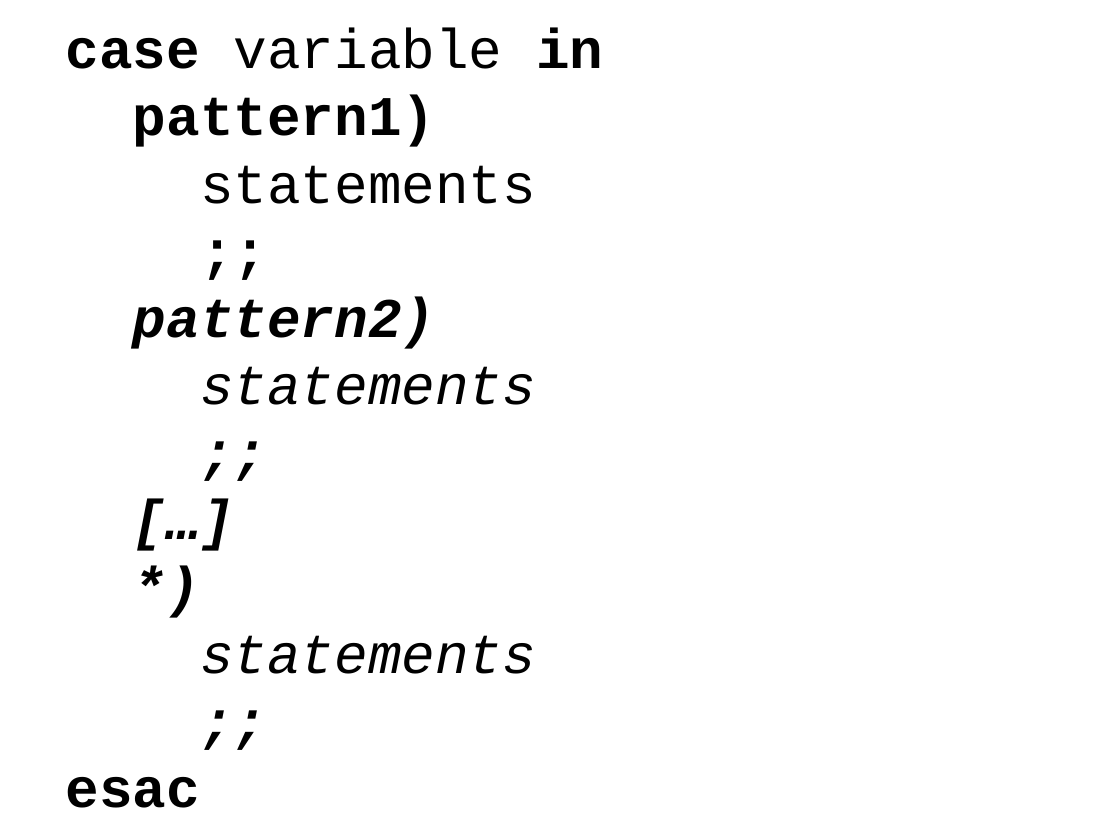
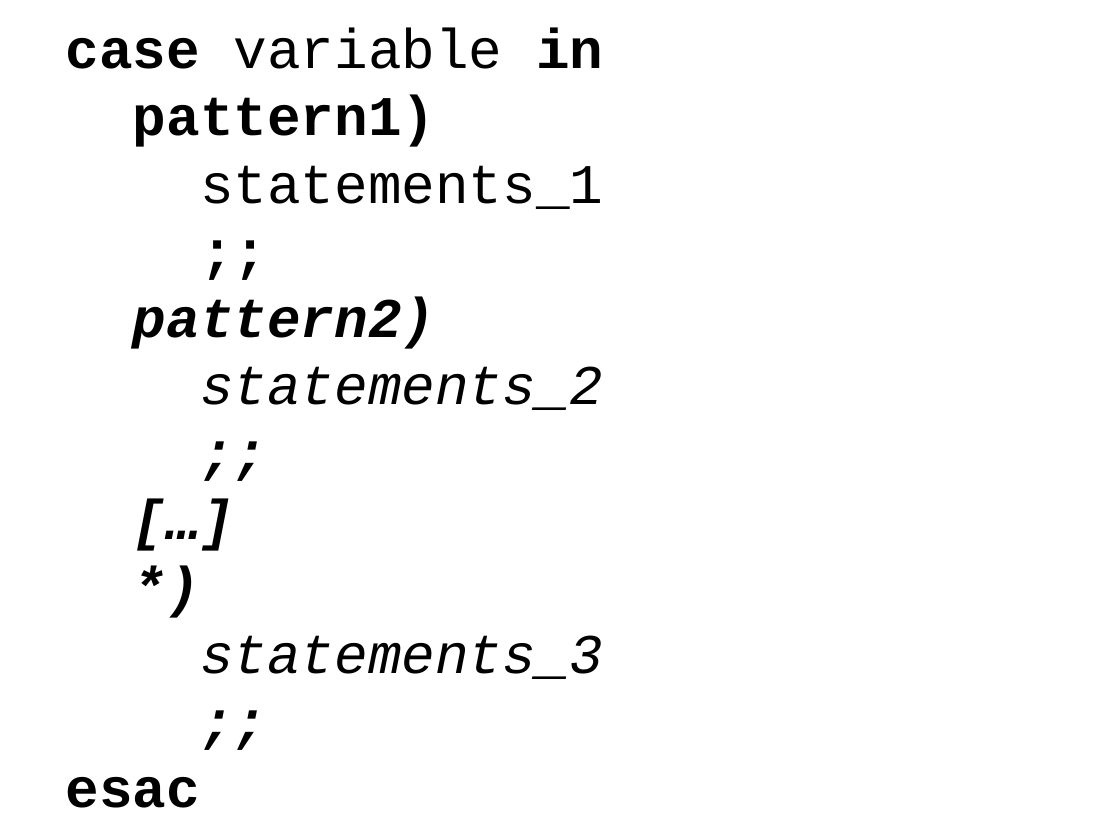
Before and after one commit to hdinkel/linuxcommandline, a slide deck: slide 6 of Intermediate/handout and presentation/LSI.pptx (slide 5 before the commit). Drawn at 1120x840 pixels with LibreOffice and Linux fonts; fonts in the diff are those of the drawing. Boxes give left, top, right and bottom in pixels: in the first picture for what was removed or moved away, otherwise in the second. Text is boxed around its words. In the diff, an @@ line names an element or a change of style, - is before the commit and + after.

```diff
--- a/Intermediate/handout and presentation/LSI.pptx
+++ b/Intermediate/handout and presentation/LSI.pptx
@@ text at box(200, 165, 603, 209): text changed @@
-statements
+statements_1
@@ text at box(200, 366, 603, 410): text changed @@
-statements
+statements_2
@@ text at box(200, 635, 603, 679): text changed @@
-statements
+statements_3
```
Also in this commit, not shown: 8 other slides changed, 2 slides added, 6 other files.
